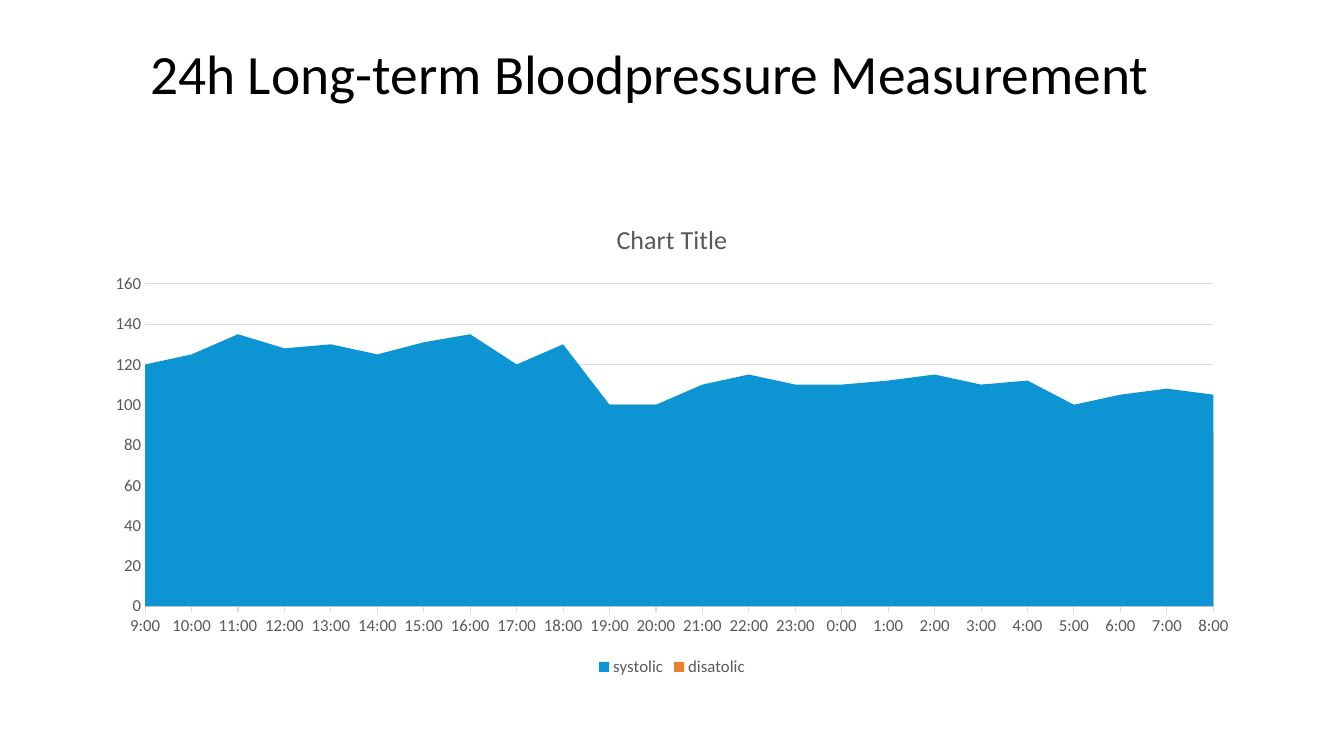
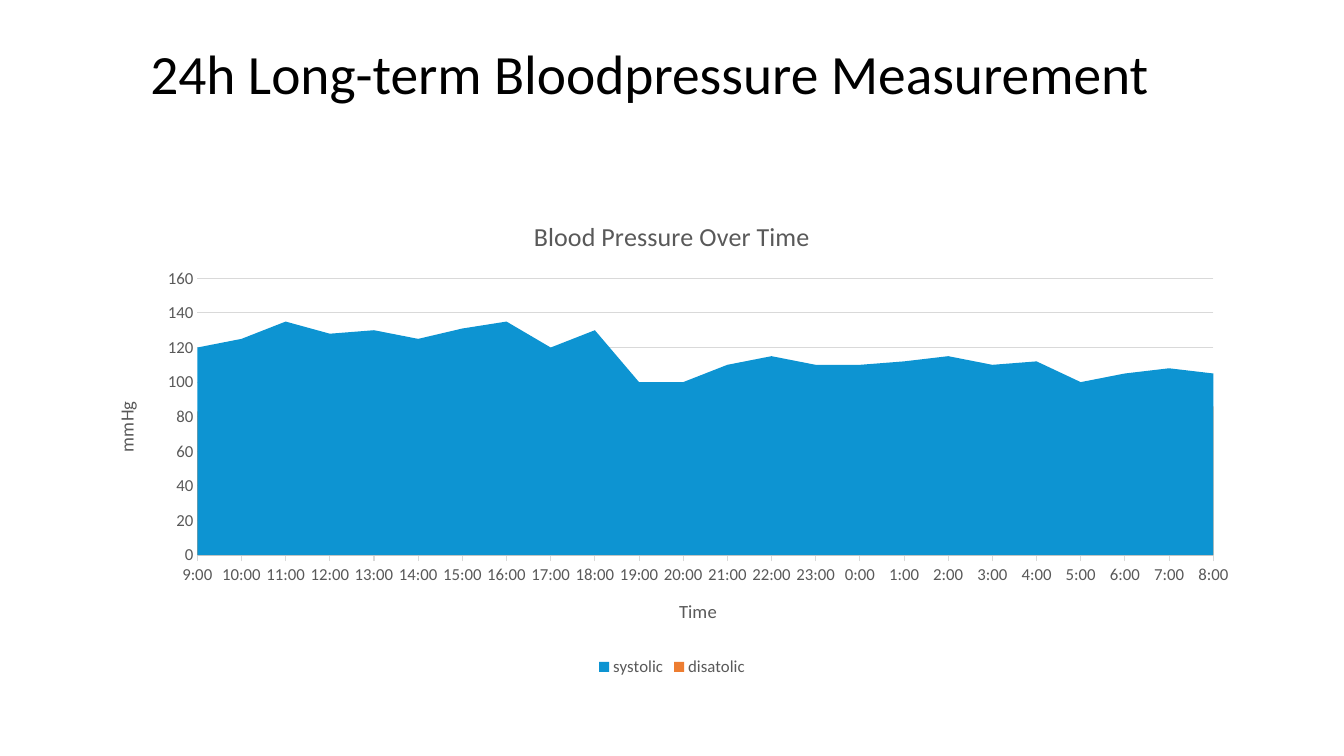
Before and after one commit to frankoemig/bloodpressure, a slide deck: slide 8 of input/images-source/Drawings.pptm. Drawn at 1344x756 pixels with LibreOffice and Linux fonts; fonts in the diff are those of the drawing. Boxes give left, top, right and bottom in pixels: in the first picture for what was removed or moved away, otherwise in the second. Text is boxed around its words. In the diff, an @@ line names an element or a change of style, - is before the commit and + after.

```diff
--- a/input/images-source/Drawings.pptm
+++ b/input/images-source/Drawings.pptm
@@ area chart at (93, 202, 1252, 682) @@
@@ title "Blood Pressure Over Time " added @@
@@ category axis title "" to "Time " @@
@@ value axis title "" to "mmHg " @@
```
Also in this commit, not shown: 7 other files.
